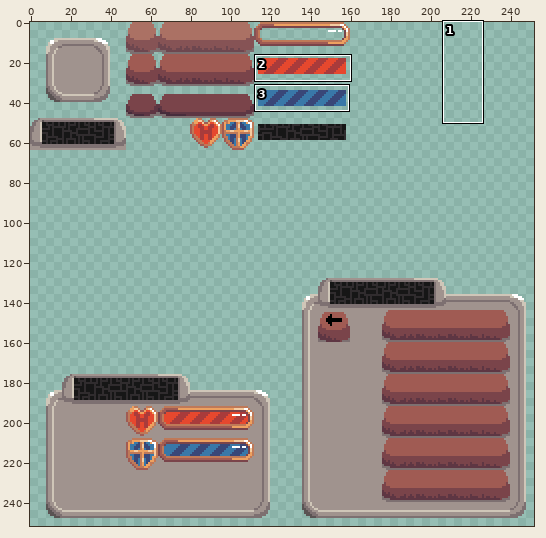
Sprite sheet -- Alchemy Engines/assets/UI.png. Above: a wide view before the commit, with the close-up outlined.
Close-up. Old version:
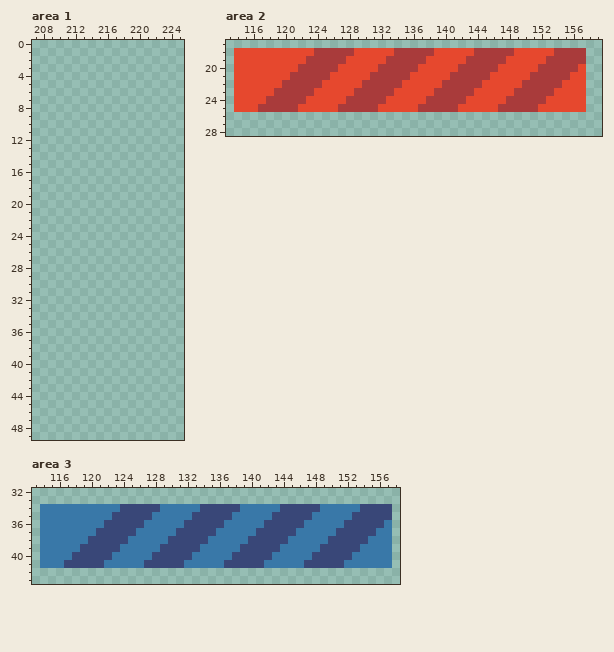
The file is 256x256 pixels. Shown: area 1: x 207..225, y 0..49; area 2: x 113..159, y 17..28; area 3: x 113..158, y 32..43. The wide view leaves out empty margins. The commit also changed other parts of the picture, which this record leaves out.
After the commit:
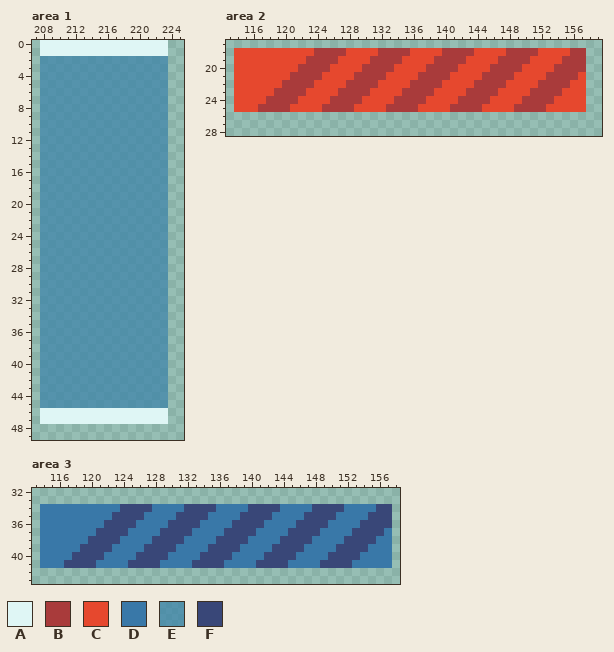
Palette (. is transparent): A #dff6f5  B #a93b3b  C #e6482e  D #3978a8  E #3981a8b2  F #394778
From old to new:
Area 1:
y 0..1: x 208..223 ................ -> AAAAAAAAAAAAAAAA
y 2..45: x 208..223 ................ -> EEEEEEEEEEEEEEEE
y 46..47: x 208..223 ................ -> AAAAAAAAAAAAAAAA
Area 2:
y 18: x 128 B -> C; x 132..133 CC -> BB; x 136..138 BBB -> CCC; x 140..147 CCCCBBBB -> BBBBCCCC; x 149..151 CCC -> BBB; x 154..155 BB -> CC
y 19: x 127 B -> C; x 131..132 CC -> BB; x 135..137 BBB -> CCC; x 139..146 CCCCBBBB -> BBBBCCCC; x 148..150 CCC -> BBB; x 153..154 BB -> CC
y 20: x 126 B -> C; x 130..131 CC -> BB; x 134..136 BBB -> CCC; x 138..145 CCCCBBBB -> BBBBCCCC; x 147..149 CCC -> BBB; x 152..153 BB -> CC; x 157 C -> B
y 21: x 125 B -> C; x 129..130 CC -> BB; x 133..135 BBB -> CCC; x 137..144 CCCCBBBB -> BBBBCCCC; x 146..148 CCC -> BBB; x 151..152 BB -> CC; x 156 C -> B
y 22: x 124 B -> C; x 128..129 CC -> BB; x 132..134 BBB -> CCC; x 136..143 CCCCBBBB -> BBBBCCCC; x 145..147 CCC -> BBB; x 150..151 BB -> CC; x 155 C -> B
y 23: x 123 B -> C; x 127..128 CC -> BB; x 131..133 BBB -> CCC; x 135..142 CCCCBBBB -> BBBBCCCC; x 144..146 CCC -> BBB; x 149..150 BB -> CC; x 154 C -> B
y 24: x 122 B -> C; x 126..127 CC -> BB; x 130..132 BBB -> CCC; x 134..141 CCCCBBBB -> BBBBCCCC; x 143..145 CCC -> BBB; x 148..149 BB -> CC; x 153 C -> B
y 25: x 121 B -> C; x 125..126 CC -> BB; x 129..131 BBB -> CCC; x 133..140 CCCCBBBB -> BBBBCCCC; x 142..144 CCC -> BBB; x 147..148 BB -> CC; x 152 C -> B
Area 3:
y 34: x 128 F -> D; x 132..133 DD -> FF; x 136..138 FFF -> DDD; x 140..147 DDDDFFFF -> FFFFDDDD; x 149..151 DDD -> FFF; x 154..155 FF -> DD
y 35: x 127 F -> D; x 131..132 DD -> FF; x 135..137 FFF -> DDD; x 139..146 DDDDFFFF -> FFFFDDDD; x 148..150 DDD -> FFF; x 153..154 FF -> DD
y 36: x 126 F -> D; x 130..131 DD -> FF; x 134..136 FFF -> DDD; x 138..145 DDDDFFFF -> FFFFDDDD; x 147..149 DDD -> FFF; x 152..153 FF -> DD; x 157 D -> F
y 37: x 125 F -> D; x 129..130 DD -> FF; x 133..135 FFF -> DDD; x 137..144 DDDDFFFF -> FFFFDDDD; x 146..148 DDD -> FFF; x 151..152 FF -> DD; x 156 D -> F
y 38: x 124 F -> D; x 128..129 DD -> FF; x 132..134 FFF -> DDD; x 136..143 DDDDFFFF -> FFFFDDDD; x 145..147 DDD -> FFF; x 150..151 FF -> DD; x 155 D -> F
y 39: x 123 F -> D; x 127..128 DD -> FF; x 131..133 FFF -> DDD; x 135..142 DDDDFFFF -> FFFFDDDD; x 144..146 DDD -> FFF; x 149..150 FF -> DD; x 154 D -> F
y 40: x 122 F -> D; x 126..127 DD -> FF; x 130..132 FFF -> DDD; x 134..141 DDDDFFFF -> FFFFDDDD; x 143..145 DDD -> FFF; x 148..149 FF -> DD; x 153 D -> F
y 41: x 121 F -> D; x 125..126 DD -> FF; x 129..131 FFF -> DDD; x 133..140 DDDDFFFF -> FFFFDDDD; x 142..144 DDD -> FFF; x 147..148 FF -> DD; x 152 D -> F
Where, in picture pixels (left, top, right, bottom), the same in both close-ups:
added: (40, 40, 168, 424)
changed: (290, 48, 586, 112)
changed: (96, 504, 392, 568)
